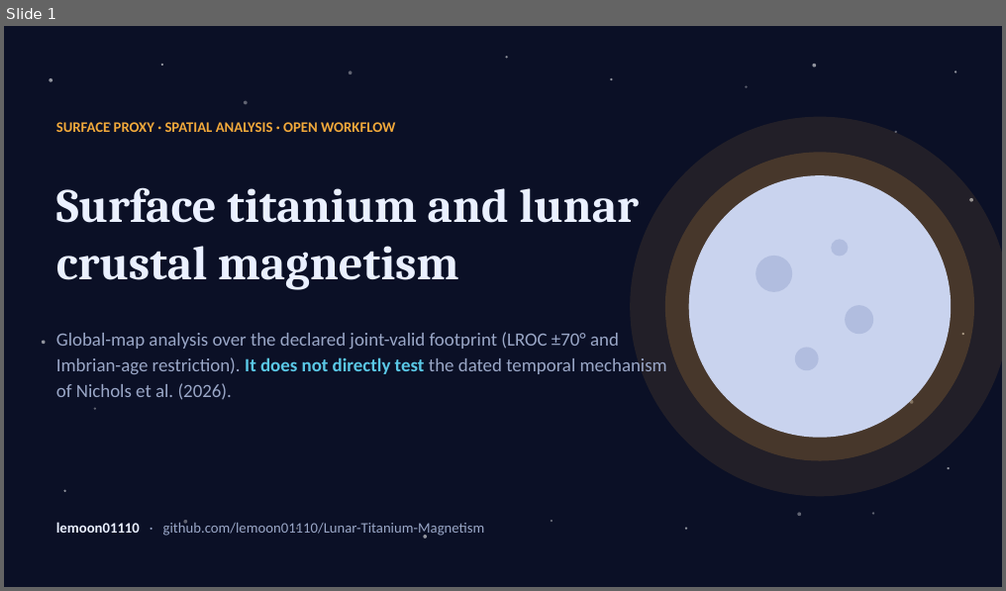
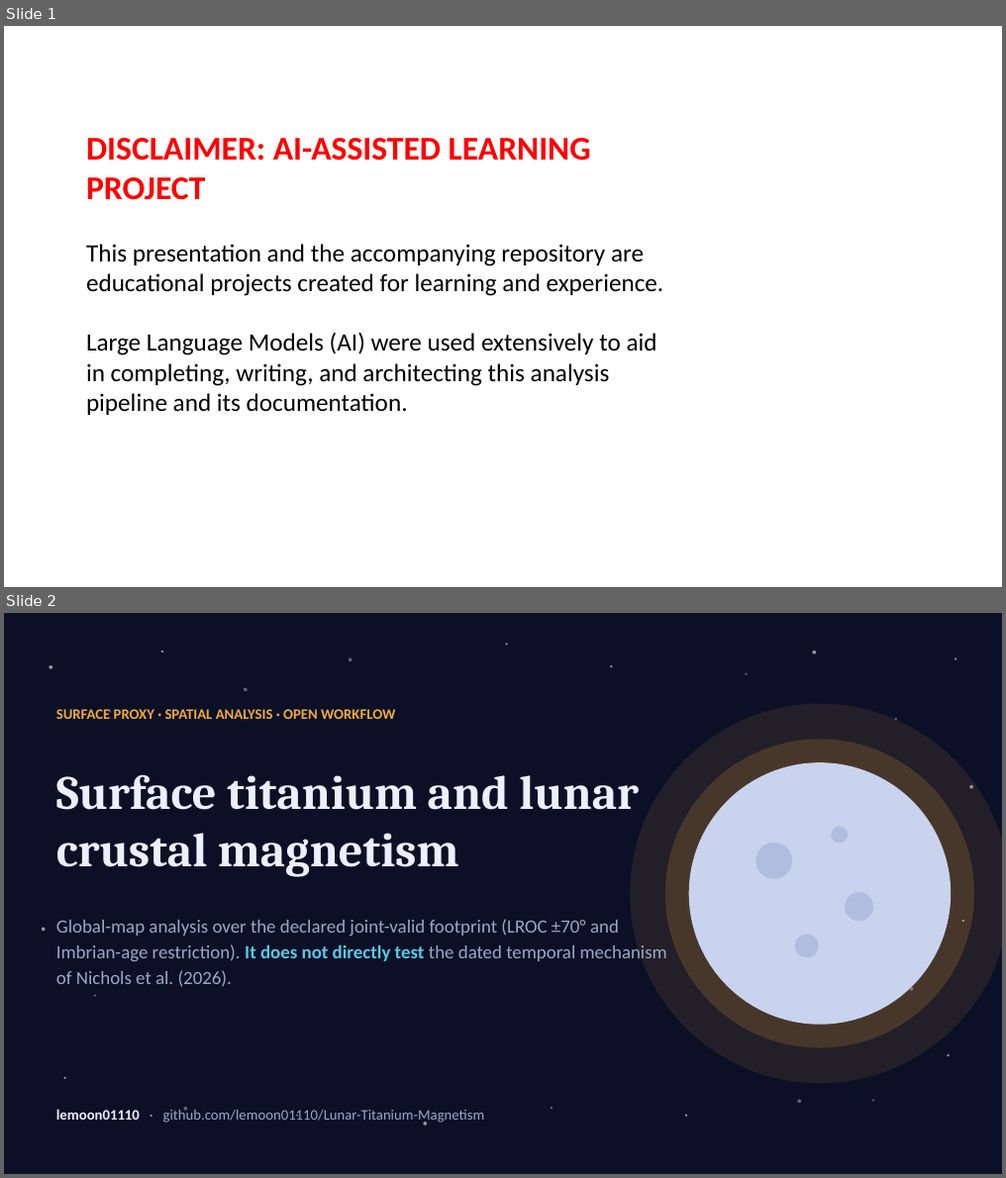
Before and after one commit to lemoon01110/Lunar-Titanium-Magnetism, a slide deck: Paper-and-Pitch/Pitch.pptx. Shown one above the other, each under a label of ours: slide 1 before the commit, slides 1 and 2 after it. The pictures are 1006x591 and 1006x1178 pixels, drawn with LibreOffice and Linux fonts; fonts in the diff are those of the drawing. Boxes give left, top, right and bottom in pixels: in the first picture for what was removed or moved away, otherwise in the second. Text is boxed around its words. In the diff, an @@ line names an element or a change of style, - is before the commit and + after.

Commit message:
Disclaimer of AI use

```diff
--- a/Paper-and-Pitch/Pitch.pptx
+++ b/Paper-and-Pitch/Pitch.pptx
@@ slide 1 added at (4,26,1002,587), background #FFFFFF @@
@@ text added at (86,138,664,415), 24 pt, text #000000 @@
+DISCLAIMER: AI-ASSISTED LEARNING PROJECT
+This presentation and the accompanying repository are educational projects created for learning and experience.
+Large Language Models (AI) were used extensively to aid in completing, writing, and architecting this analysis pipeline and its documentation.
@@ what was slide 1 is now slide 2 @@
```
Also in this commit, not shown: 2 other files.
